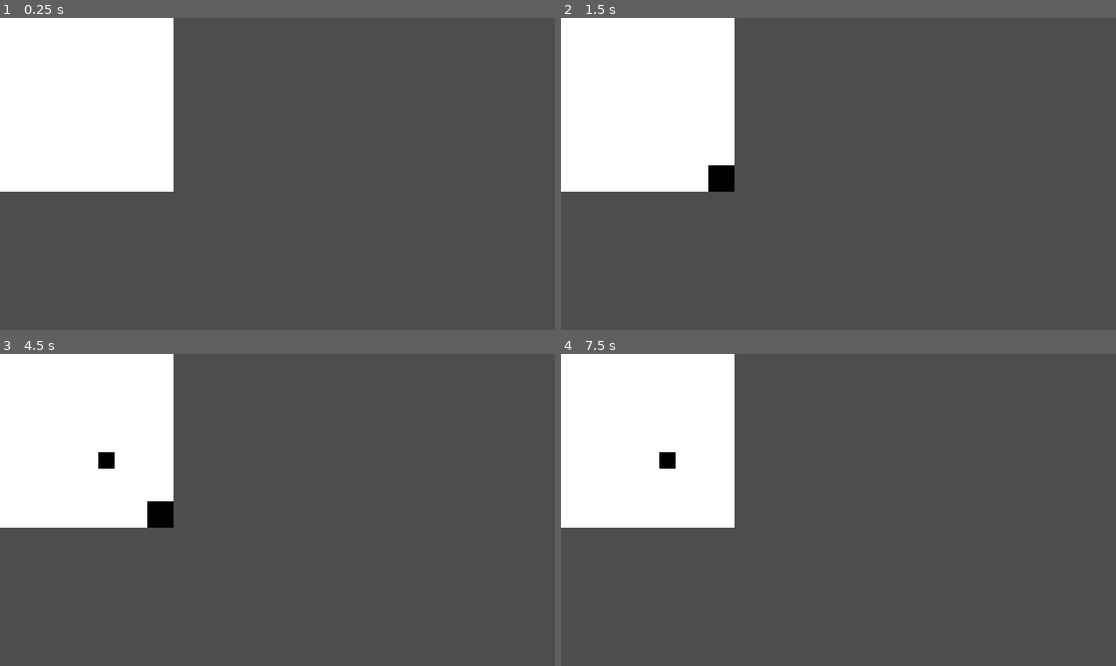
Above: before the commit, frames 1-4 (two rows, left to right).
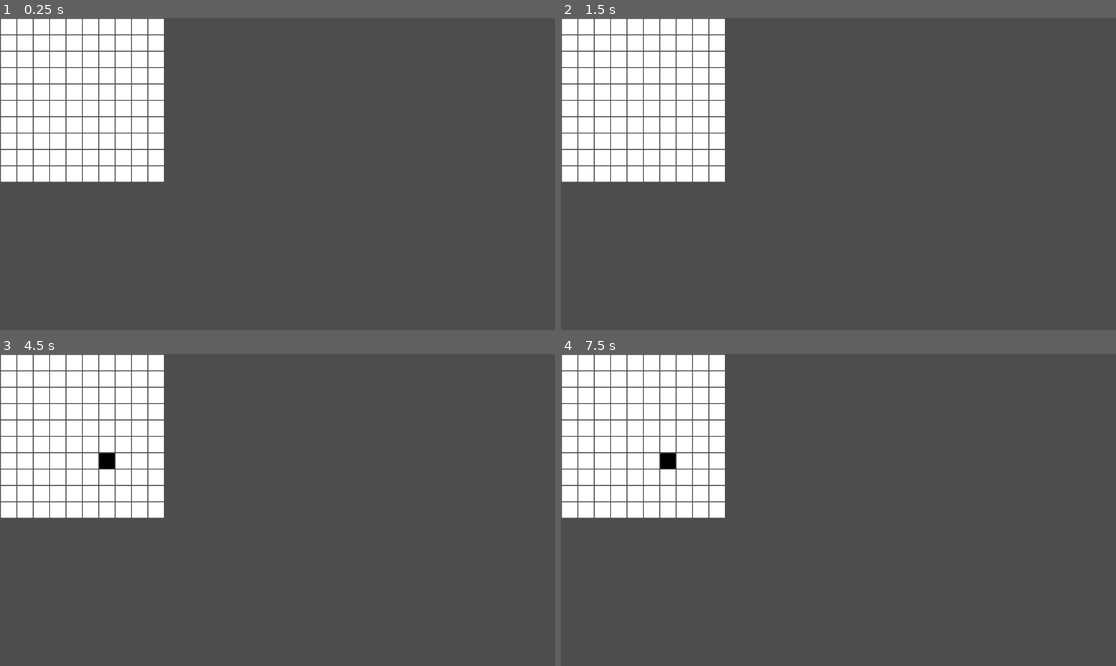
Above: after the commit, the same moments.

Repository: yoel2810/Path-Finding-Algorithm-Visualizer
Game: Godot game, scene res://Scenes/Grid/Grid.tscn
Two runs of this game, one before a commit and one after it. Both use one fixed random seed, a clock stepped at 60 frames per second and the inputs below.
Inputs (mouse positions are in pixels of both pictures, inside the frame that each line leads up to):
- Up to frame 1 (0.25 s): no input
- Up to frame 2 (1.5 s): tap Enter at 0.5 s; move the mouse to (960, 158) at 0.52 s; right-click (960, 158) at 0.6 s; tap Space at 1.25 s; move the mouse to (727, 189) at 1.27 s; right-click (727, 189) at 1.35 s
- Up to frame 3 (4.5 s): tap Enter at 2, 3.5 s; move the mouse to (333, 441) at 2.02 s; right-click (333, 441) at 2.1 s; tap Space at 2.75, 4.25 s; move the mouse to (249, 572) at 2.77 s; right-click (249, 572) at 2.85 s; move the mouse to (444, 556) at 3.52 s; right-click (444, 556) at 3.6 s; move the mouse to (111, 463) at 4.27 s; right-click (111, 463) at 4.35 s
- Up to frame 4 (7.5 s): move the mouse to (866, 510) at 5.02 s; right-click (866, 510) at 5.1 s; move the mouse to (755, 432) at 5.77 s; right-click (755, 432) at 5.85 s; move the mouse to (960, 494) at 6.52 s; right-click (960, 494) at 6.6 s; move the mouse to (727, 525) at 7.27 s; right-click (727, 525) at 7.35 s

The runs differ from the first frame. In frame 1, 4.4% of the frame differs, in the area x 0-32%, y 0-56%; in frame 2, 4.5%; in frame 3, 4.5%; in frame 4, 4.4%.

Commit message:
Refactor grid cell scaling and positioning

Diff:
--- a/Scenes/Grid/Grid.gd
+++ b/Scenes/Grid/Grid.gd
@@ -19,7 +19,6 @@
 	var cell = preload("res://Scenes/GridCell/GridCell.tscn").instantiate()
 
 	cell.position = (Vector2(x * (Globals.cell_size.x + GAP), y * (Globals.cell_size.y + GAP)))
-	print(cell.position)
 
 	add_child(cell)
 
--- a/Scenes/GridCell/GridCell.gd
+++ b/Scenes/GridCell/GridCell.gd
@@ -6,12 +6,17 @@
 const EMPTY_COLOR: Color = Color(1, 1, 1)
 
 
-# Called when the node enters the scene tree for the first time.
 func _ready() -> void:
-	pass  # Replace with function body.
+	size = Globals.cell_size
+	var sprite: Sprite2D = get_node("Sprite2D")
+	var scale_vector = Vector2(
+		Globals.cell_size.x / sprite.texture.get_width(),
+		Globals.cell_size.y / sprite.texture.get_height()
+	)
+	sprite.scale = scale_vector
+	sprite.position -= scale_vector * size
 
 
-# Called every frame. 'delta' is the elapsed time since the previous frame.
 func _process(_delta) -> void:
 	if Input.is_action_just_pressed("place_obstacle") and is_hovered:
 		toggle_obstacle()
